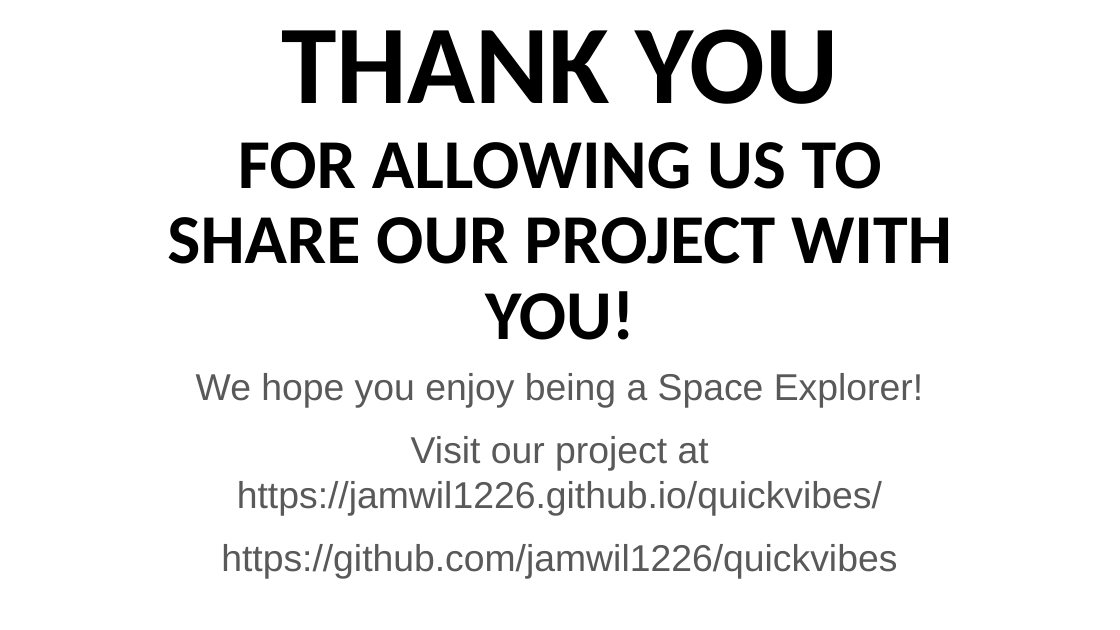
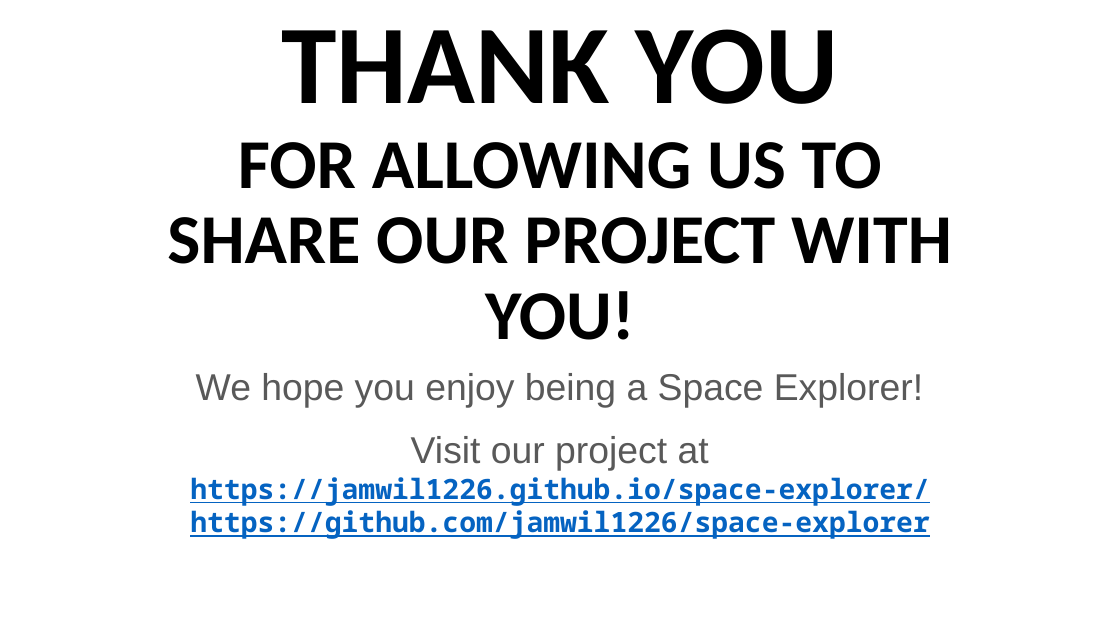
Before and after one commit to jamwil1226/quickvibes, a slide deck: slide 7 of Space Explorer Group Presentation.pptx. Drawn at 1120x630 pixels with LibreOffice and Linux fonts; fonts in the diff are those of the drawing. Boxes give left, top, right and bottom in pixels: in the first picture for what was removed or moved away, otherwise in the second. Text is boxed around its words. In the diff, an @@ line names an element or a change of style, - is before the commit and + after.

```diff
--- a/Space Explorer Group Presentation.pptx
+++ b/Space Explorer Group Presentation.pptx
@@ subtitle at (190,436,929,539): text changed; size 32 to 24 pt; font Arial to Noto Sans Mono; text colour #595959 to #0563C1; bold on @@
-Visit our project at https://jamwil1226.github.io/quickvibes/
-https://github.com/jamwil1226/quickvibes
+Visit our project at https://jamwil1226.github.io/space-explorer/
+https://github.com/jamwil1226/space-explorer
```
Also in this commit, not shown: 1 other slide changed, 1 slide added, 1 other file.
